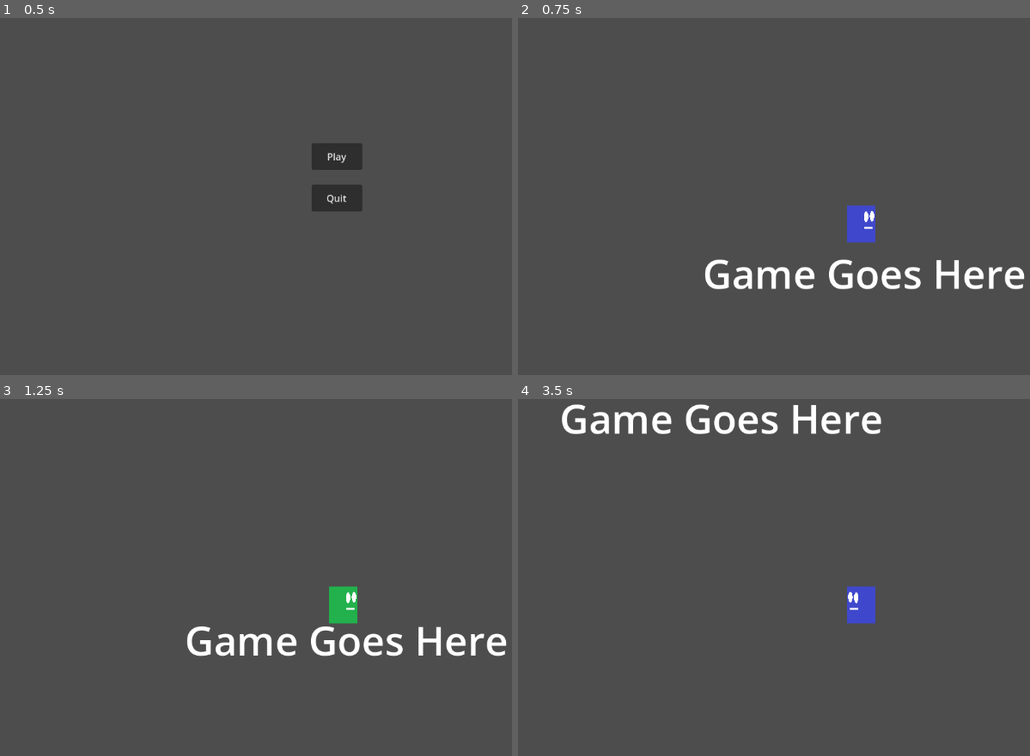
Above: before the commit, frames 1-4 (two rows, left to right).
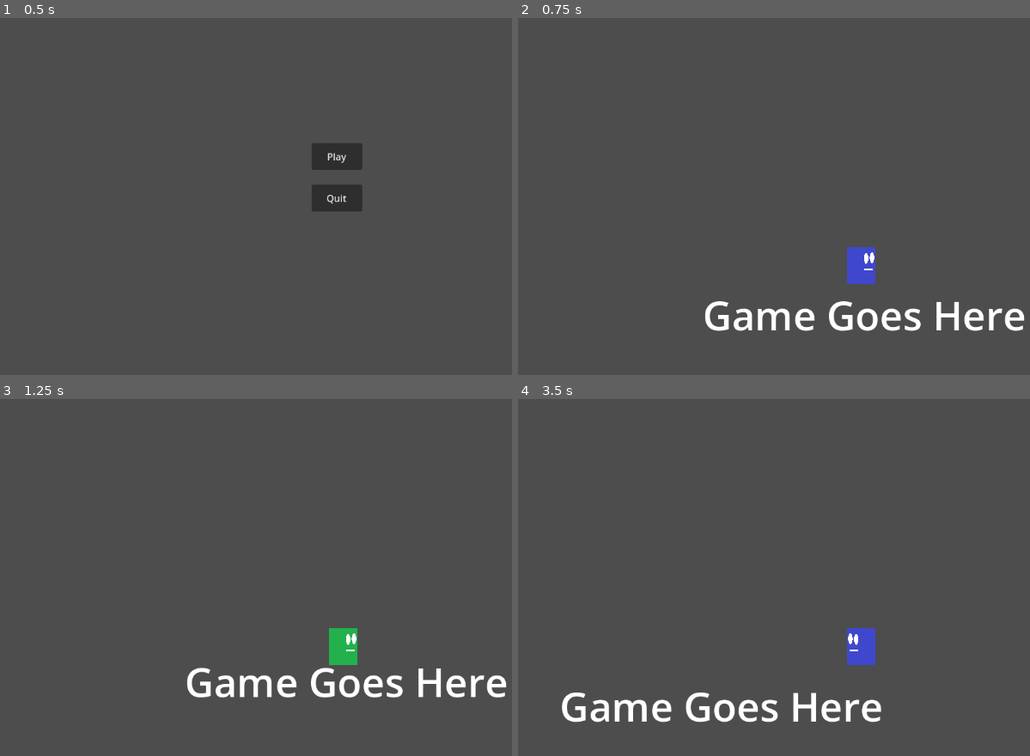
Above: after the commit, the same moments.

Repository: red-star-fighter/Test-Game-Project-2
Game: Godot game, scene res://Main Menu.tscn
Same seed, same stepped clock (60 frames per second), same inputs: the game is played once before the commit and once after it.
Inputs:
- Up to frame 1 (0.5 s): no input
- Up to frame 2 (0.75 s): click "Play" at 0.5 s
- Up to frame 3 (1.25 s): no input
- Up to frame 4 (3.5 s): tap Enter (ui_accept) at 1.25, 1.35, 1.52, 1.82, 2.1, 2.27, 2.57, 2.85 s; hold Right (ui_right) 1.28-2.78 s; hold Left (ui_left) from 2.78 s (still down)

Frame 1 is identical in both runs. In frame 2, 4.9% of the frame differs, in the area x 36-99%, y 52-88%; in frame 3, 4.9%; in frame 4, 5.1%, in the area x 8-71%, y 1-91%.

Commit message:
commented player code
added player code comments and will wait for your input on further changes.

Diff:
--- a/Player/Player.gd
+++ b/Player/Player.gd
@@ -1,33 +1,43 @@
 extends CharacterBody2D
-
 
 const SPEED = 300.0
 const JUMP_VELOCITY = -400.0
 
-# Get the gravity from the project settings to be synced with RigidBody nodes.
+# Gets the gravity from the project settings to be synced with RigidBody nodes.
 var gravity = ProjectSettings.get_setting("physics/2d/default_gravity")
+var doublej = false
 
 @onready var anim = get_node("AnimationPlayer")
 
 func _physics_process(delta):
-	# Add the gravity.
+	# Adds the gravity.
 	if not is_on_floor():
 		velocity.y += gravity * delta
 
-	# Handle jump.
+	# Resets double jump.
+	if is_on_floor():
+		doublej = false
+
+	# Handles jump input and player jump animation.
 	if Input.is_action_just_pressed("ui_accept") and is_on_floor():
 		velocity.y = JUMP_VELOCITY
 		anim.play("Jump")
+	elif Input.is_action_just_pressed("ui_accept") and not is_on_floor() and doublej == false:
+		velocity.y = JUMP_VELOCITY
+		anim.play("Jump")
+		doublej = true
 
-	# Get the input direction and handle the movement/deceleration.
+	# Gets the input direction and handles the movement/deceleration.
 	# As good practice, you should replace UI actions with custom gameplay actions.
 	var direction = Input.get_axis("ui_left", "ui_right")
-	print(direction)
+
+	# Flips sprite sheet based on direction.
 	if direction == -1:
 		get_node("AnimatedSprite2D").flip_h = true
 	elif direction == 1:
 		get_node("AnimatedSprite2D").flip_h = false
 
+	# Plays animations for player movement.
 	if direction:
 		velocity.x = direction * SPEED
 		if velocity.y == 0:
--- a/Player/Player.tscn
+++ b/Player/Player.tscn
@@ -196,7 +196,7 @@
 animation = &"Fall"
 
 [node name="Camera2D" type="Camera2D" parent="."]
-offset = Vector2(0, -70)
+offset = Vector2(0, -140)
 
 [node name="AnimationPlayer" type="AnimationPlayer" parent="."]
 libraries = {
